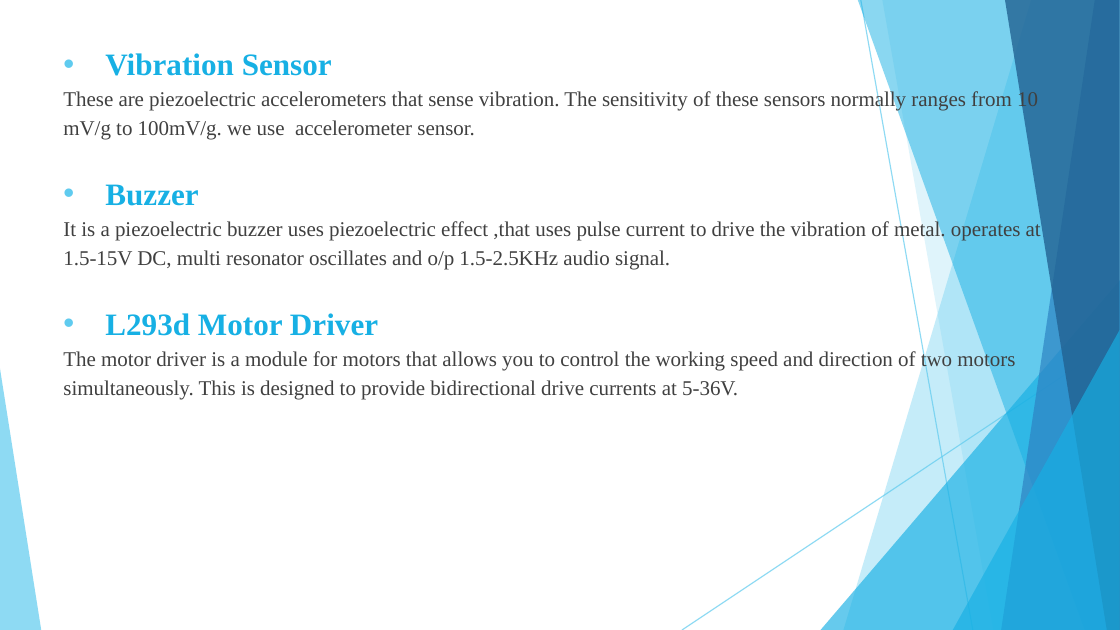
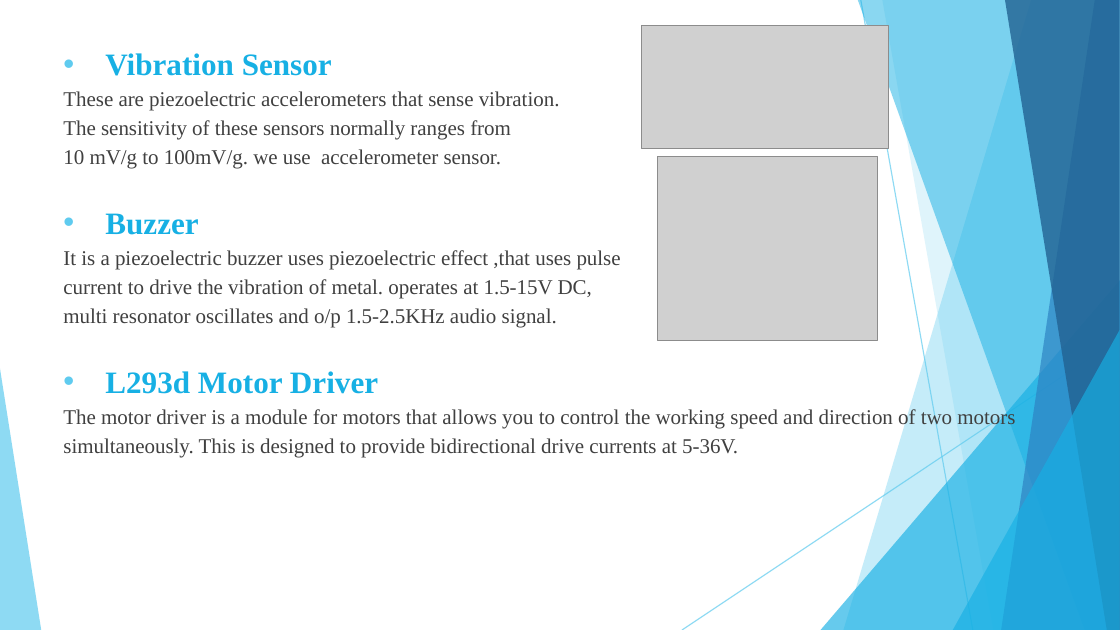
Before and after one commit to Sampanna-T/Major_Project, a slide deck: slide 29 of Doc/Major_Project.pptx (slide 30 before the commit). Drawn at 1120x630 pixels with LibreOffice and Linux fonts; fonts in the diff are those of the drawing; grey boxes stand for pictures. Boxes give left, top, right and bottom in pixels: in the first picture for what was removed or moved away, otherwise in the second. Text is boxed around its words. In the diff, an @@ line names an element or a change of style, - is before the commit and + after.

```diff
--- a/Doc/Major_Project.pptx
+++ b/Doc/Major_Project.pptx
@@ picture added at (642, 25, 888, 148) @@
@@ text at (63, 91, 560, 169): text changed @@
-These are piezoelectric accelerometers that sense vibration. The sensitivity of these sensors normally ranges from 10 mV/g to 100mV/g. we use accelerometer sensor.
+These are piezoelectric accelerometers that sense vibration.
+The sensitivity of these sensors normally ranges from
+10 mV/g to 100mV/g. we use accelerometer sensor.
@@ picture added at (657, 157, 878, 340) @@
@@ text at (63, 250, 621, 328): text changed @@
-It is a piezoelectric buzzer uses piezoelectric effect ,that uses pulse current to drive the vibration of metal. operates at 1.5-15V DC, multi resonator oscillates and o/p 1.5-2.5KHz audio signal.
+It is a piezoelectric buzzer uses piezoelectric effect ,that uses pulse
+current to drive the vibration of metal. operates at 1.5-15V DC,
+multi resonator oscillates and o/p 1.5-2.5KHz audio signal.
```
Also in this commit, not shown: 14 other slides changed, 5 slides removed, 1 other file.
